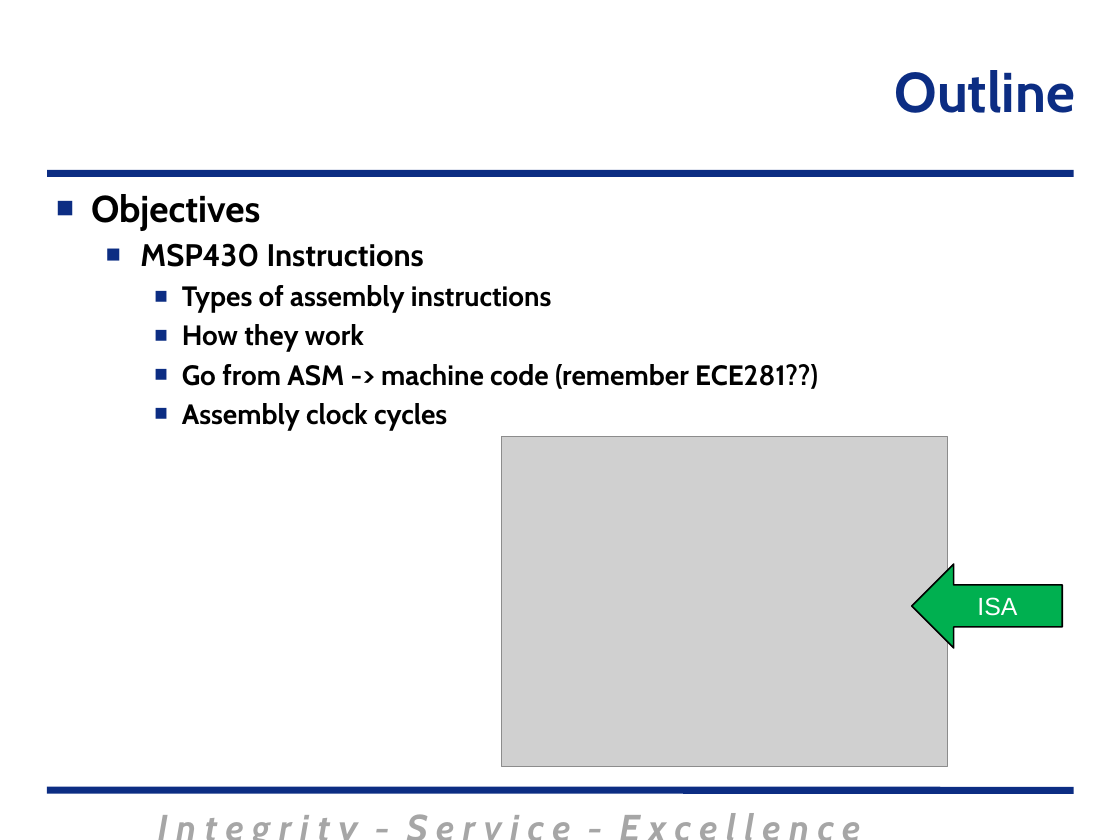
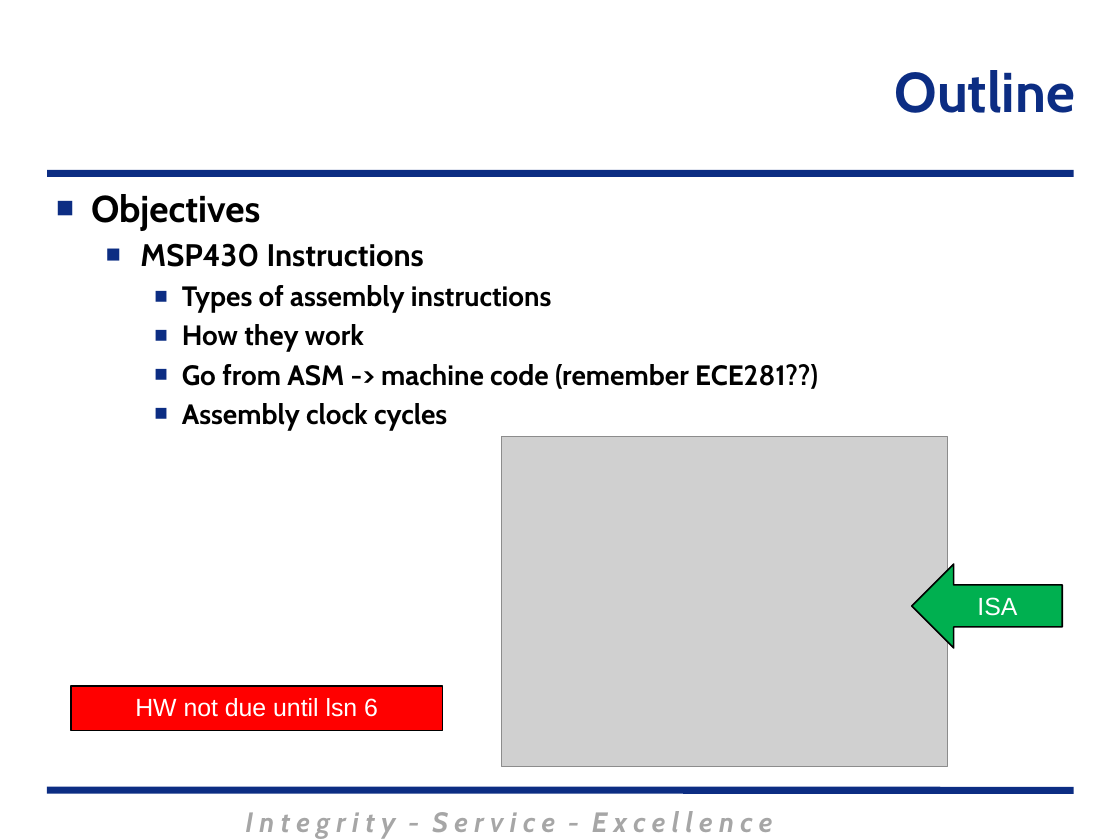
Before and after one commit to MarsUniversity/ECE382, a slide deck: slide 2 of source/lessons/lsn3-4-5/Lsn3-4-5.pptx. Drawn at 1120x840 pixels with LibreOffice and Linux fonts; fonts in the diff are those of the drawing; grey boxes stand for pictures; background and template pictures are left out. Boxes give left, top, right and bottom in pixels: in the first picture for what was removed or moved away, otherwise in the second. Text is boxed around its words. In the diff, an @@ line names an element or a change of style, - is before the commit and + after.

```diff
--- a/source/lessons/lsn3-4-5/Lsn3-4-5.pptx
+++ b/source/lessons/lsn3-4-5/Lsn3-4-5.pptx
@@ rectangle added at <box>71,685,442,730</box>, fill #FF0000, outline #000000 1 pt, 16 pt, text #FFFFFF @@
+HW not due until lsn 6
@@ text "I n t e g ..." at <box>245,811,773,838</box>: size 24 to 18 pt; less space between paragraphs @@
```
Also in this commit, not shown: 42 other slides changed, 1 slide added, 10 slides removed, 4 other files.
